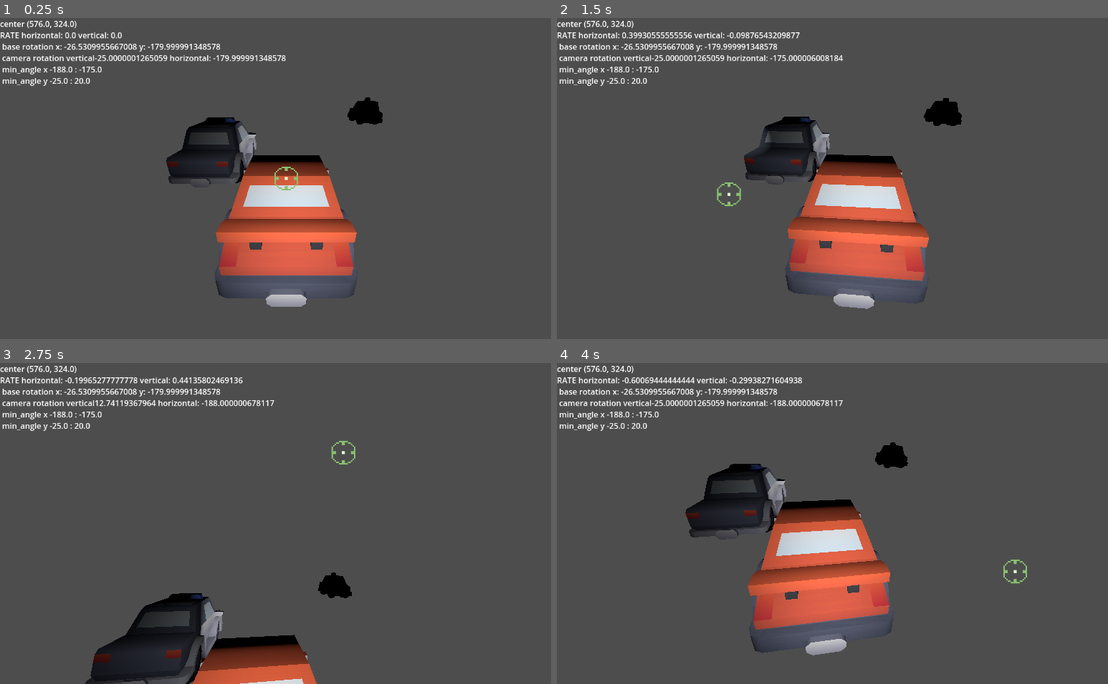
Above: before the commit, frames 1-4 (two rows, left to right).
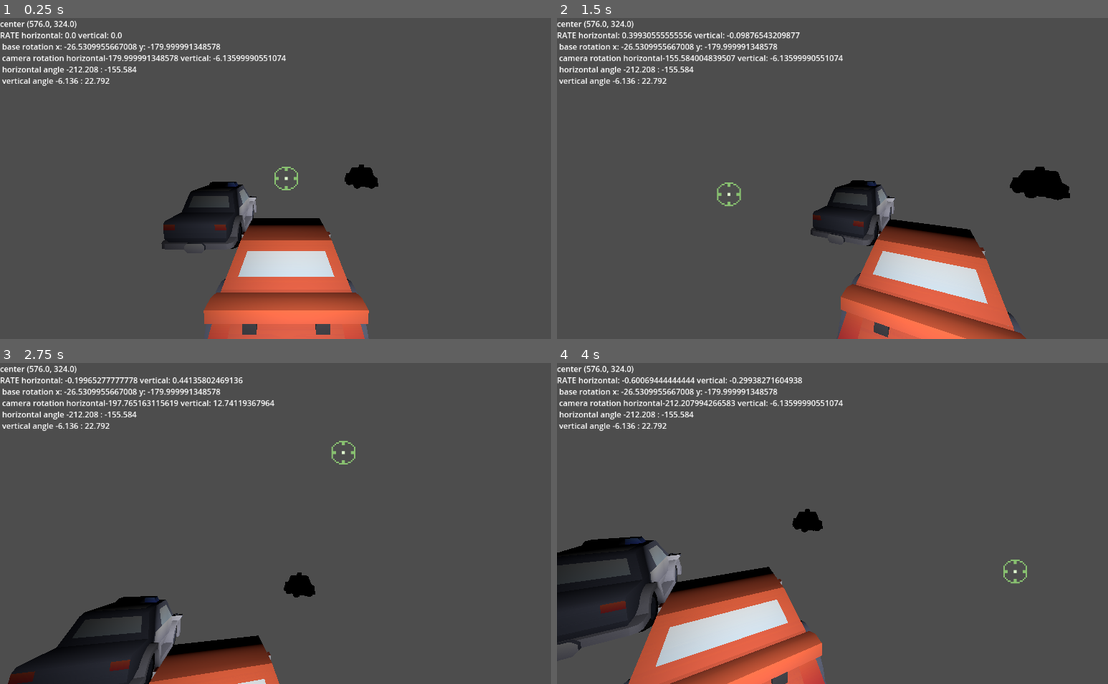
Above: after the commit, the same moments.

Repository: roverem/outrun
Game: Godot game, scene res://game.tscn
Two runs of this game, one before a commit and one after it. Both use one fixed random seed, a clock stepped at 60 frames per second and the inputs below.
Inputs (mouse positions are in pixels of both pictures, inside the frame that each line leads up to):
- Up to frame 1 (0.25 s): no input
- Up to frame 2 (1.5 s): tap Enter at 0.5 s; move the mouse to (970, 162) at 0.52 s; click (970, 162) at 0.67 s; tap Space at 1.25 s; move the mouse to (727, 194) at 1.27 s; click (727, 194) at 1.42 s
- Up to frame 3 (2.75 s): tap Enter at 2 s; move the mouse to (341, 452) at 2.02 s; click (341, 452) at 2.17 s
- Up to frame 4 (4 s): tap Space at 2.75 s; move the mouse to (815, 587) at 2.77 s; click (815, 587) at 2.92 s; tap Enter at 3.5 s; move the mouse to (1014, 571) at 3.52 s; click (1014, 571) at 3.67 s

The runs differ from the first frame. In frame 1, 18% of the frame differs, in the area x 0-70%, y 11-100%; in frame 2, 19%; in frame 3, 8.6%; in frame 4, 25%, in the area x 0-64%, y 11-100%.

Commit message:
changed names to angle variables

Diff:
--- a/game.gd
+++ b/game.gd
@@ -4,10 +4,10 @@
 @export var amplitude: float = 0.2  # distancia máxima hacia adelante/atrás
 @export var speed: float = 0.3      # velocidad de oscilación
 @onready var directional_light_3d: SpotLight3D = $DirectionalLight3D
-@export_range(-220, -180) var x_min_cam_angle
-@export_range(-180, -100) var x_max_cam_angle
-@export_range(-45, 0) var y_min_cam_angle
-@export_range(0, 90) var y_max_cam_angle
+@export_range(-220, -180) var horizontal_min_angle
+@export_range(-180, -100) var horizontal_max_angle
+@export_range(-45, 0) var vertical_min_angle
+@export_range(0, 90) var vertical_max_angle
 @export_range(0.2, 4) var mouse_sensitivity:float
 
 @onready var debug_text:RichTextLabel = %DebugText
@@ -40,12 +40,12 @@
 
 	debug_text.add_text("\n base rotation x: " + str( rad_to_deg(base_rotation.x) ) + " y: " + str( rad_to_deg(base_rotation.y) ) )
 
-	camera_3d.rotation.x = clamp(base_rotation.x + vertical_rate * mouse_sensitivity, deg_to_rad( y_min_cam_angle), deg_to_rad( y_max_cam_angle) )
-	camera_3d.rotation.y = clamp(base_rotation.y + horizontal_rate * mouse_sensitivity, deg_to_rad(x_min_cam_angle), deg_to_rad(x_max_cam_angle))
+	camera_3d.rotation.x = clamp(base_rotation.x + vertical_rate * mouse_sensitivity, deg_to_rad( vertical_min_angle), deg_to_rad( vertical_max_angle) )
+	camera_3d.rotation.y = clamp(base_rotation.y + horizontal_rate * mouse_sensitivity, deg_to_rad(horizontal_min_angle), deg_to_rad(horizontal_max_angle))
 
-	debug_text.add_text("\n camera rotation vertical" + str( rad_to_deg(camera_3d.rotation.x)) + " horizontal: " + str(rad_to_deg(camera_3d.rotation.y)) )
-	debug_text.add_text("\n min_angle x " + str( x_min_cam_angle) + " : " + str(  x_max_cam_angle ) )
-	debug_text.add_text("\n min_angle y " + str( y_min_cam_angle) + " : " + str( y_max_cam_angle  ) )
+	debug_text.add_text("\n camera rotation horizontal" + str( rad_to_deg(camera_3d.rotation.y)) + " vertical: " + str(rad_to_deg(camera_3d.rotation.x)) )
+	debug_text.add_text("\n horizontal angle " + str( horizontal_min_angle) + " : " + str(  horizontal_max_angle ) )
+	debug_text.add_text("\n vertical angle " + str( vertical_min_angle) + " : " + str( vertical_max_angle  ) )
 
 	#print(camera_3d.rotation)
 	#var mouse_pos = event.position
--- a/game.tscn
+++ b/game.tscn
@@ -15,10 +15,10 @@
 script = ExtResource("1_e2o6t")
 amplitude = 0.0
 speed = 0.0
-x_min_cam_angle = -188.0
-x_max_cam_angle = -175.0
-y_min_cam_angle = -25.0
-y_max_cam_angle = 20.0
+horizontal_min_angle = -212.208
+horizontal_max_angle = -155.584
+vertical_min_angle = -6.136
+vertical_max_angle = 22.792
 mouse_sensitivity = 1.553
 
 [node name="police" parent="." instance=ExtResource("4_fc0e3")]
